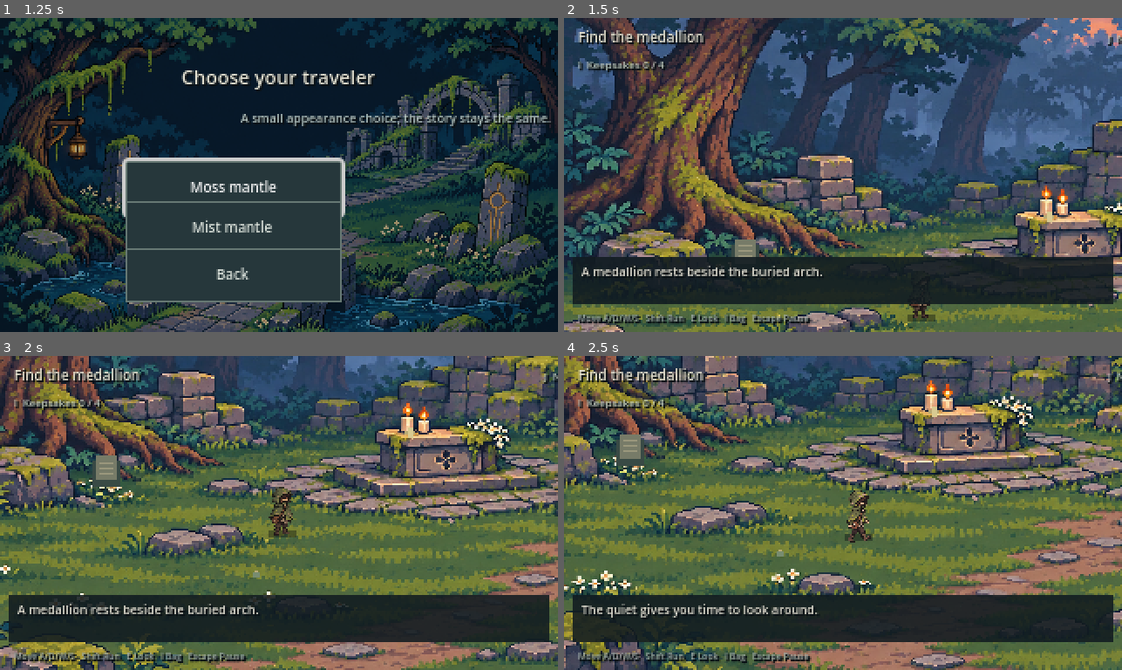
Above: before the commit, frames 1-4 (two rows, left to right).
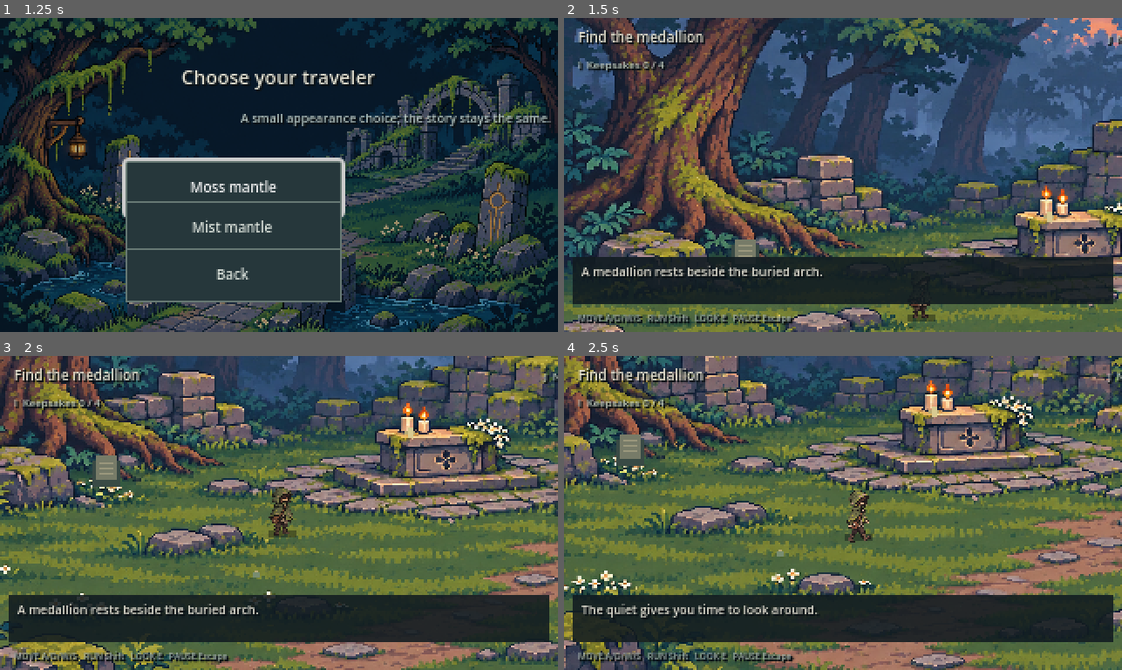
Above: after the commit, the same moments.

Repository: isharpals-06/TFG
Game: Godot game, scene res://src/scenes/main_menu.tscn
The game is run twice, just before and just after one commit, with the same random seed, the same clock (stepped at 60 frames per second) and the same inputs.
Inputs (mouse positions are in pixels of both pictures, inside the frame that each line leads up to):
- Up to frame 1 (1.25 s): click "Begin journey" at 0.5 s
- Up to frame 2 (1.5 s): click "Moss mantle" at 1.25 s
- Up to frame 3 (2 s): no input
- Up to frame 4 (2.5 s): tap Enter at 2 s; move the mouse to (965, 497) at 2.02 s; hold D (move_right) from 2.03 s (still down); hold Shift (run) from 2.03 s (still down); tap E (examine) at 2.1 s; click (965, 497) at 2.17 s

Frame 1 is identical in both runs. In frame 2, 0.7% of the frame differs, in the area x 4-45%, y 93-98%; in frame 3, 0.7%, in the area x 4-45%, y 93-99%; in frame 4, 0.7%.

Commit message:
Keep the journey control strip readable

Diff:
--- a/src/scenes/prologue.gd
+++ b/src/scenes/prologue.gd
@@ -283,7 +283,7 @@
 	icon_center.size = Vector2(3, 3)
 	icon_center.color = Color("#52685e")
 	target_icon.add_child(icon_center)
-	var controls := _new_label("Move %s/%s/%s/%s   %s Run   %s Look   %s Bag   %s Pause" % [_action_mark("move_left"), _action_mark("move_right"), _action_mark("move_up"), _action_mark("move_down"), _action_mark("run"), _action_mark("examine"), _action_mark("inventory"), _action_mark("pause")], 5, Color("#9ca9a4"), Vector2(8, 168), Vector2(304, 9))
+	var controls := _new_label("MOVE %s/%s/%s/%s   RUN %s   LOOK %s   PAUSE %s" % [_action_mark("move_left"), _action_mark("move_right"), _action_mark("move_up"), _action_mark("move_down"), _action_mark("run"), _action_mark("examine"), _action_mark("pause")], 5, Color("#9ca9a4"), Vector2(8, 168), Vector2(304, 9))
 	frame.add_child(controls)
 	transition_cover = ColorRect.new()
 	transition_cover.set_anchors_and_offsets_preset(Control.PRESET_FULL_RECT)
Not shown, changed: CHANGELOG.md
Not shown, changed: docs/03-design/ACCESSIBILITY.md
